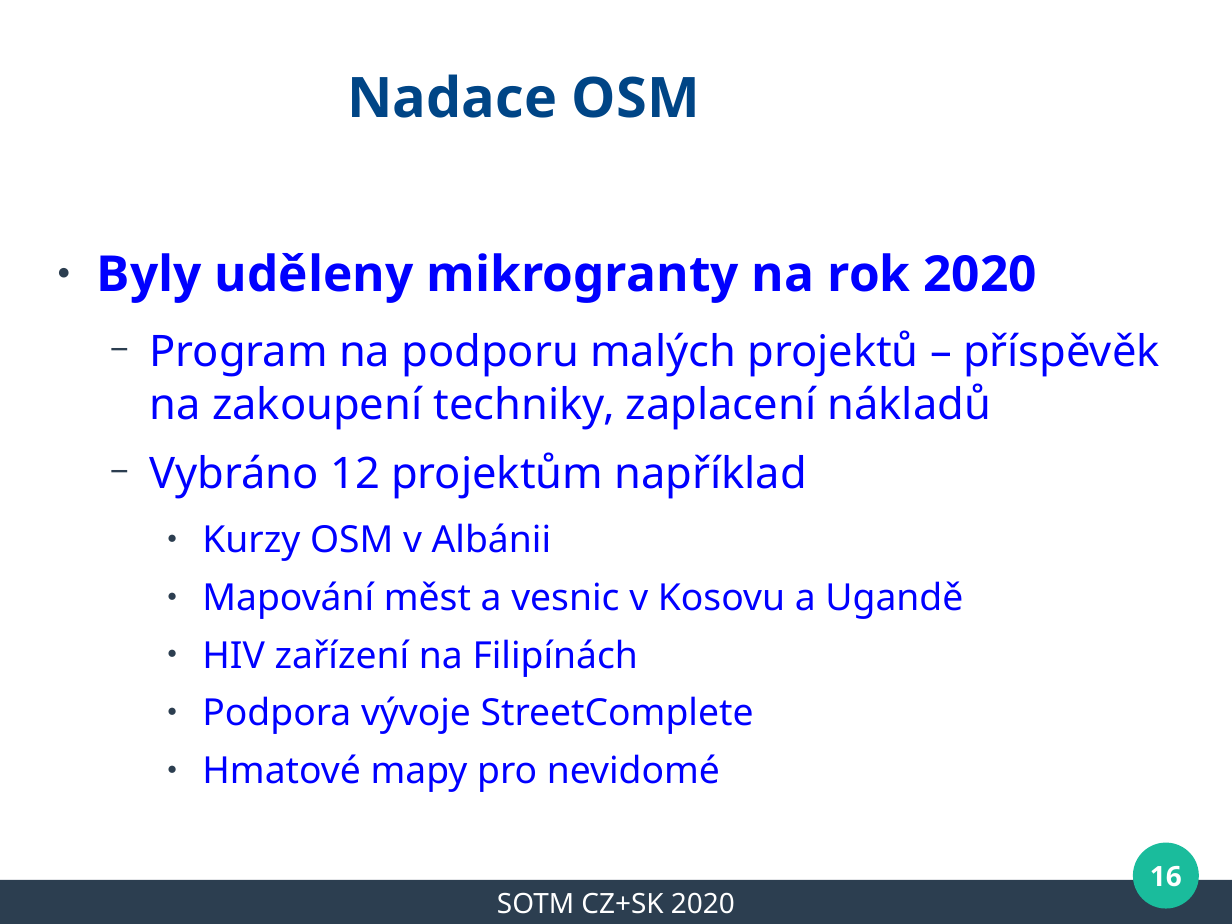
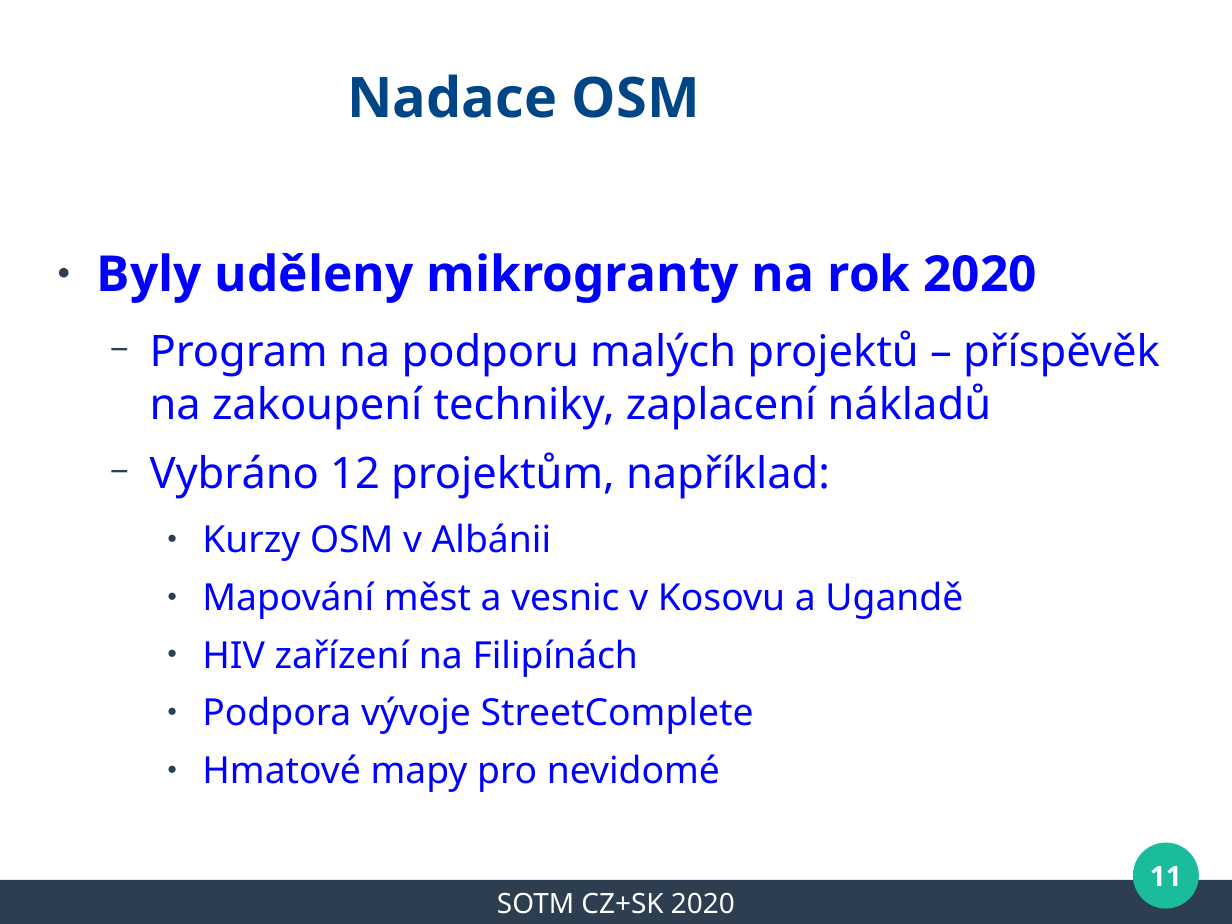
Before and after one commit to mkyral/osm, a slide deck: slide 11 of prezentace/SOTM_CZ_2020/mkyral_WeeklyOSM_2020.odp (slide 16 before the commit). Drawn at 1232x924 pixels with LibreOffice and Linux fonts; fonts in the diff are those of the drawing; background and template pictures are left out. Boxes give left, top, right and bottom in pixels: in the first picture for what was removed or moved away, otherwise in the second. Text is boxed around its words. In the diff, an @@ line names an element or a change of style, - is before the commit and + after.

```diff
--- a/prezentace/SOTM_CZ_2020/mkyral_WeeklyOSM_2020.odp
+++ b/prezentace/SOTM_CZ_2020/mkyral_WeeklyOSM_2020.odp
@@ text at (x1=150, y1=452, x2=830, y2=499): text changed @@
-  − Vybráno 12 projektům například
+  − Vybráno 12 projektům, například:
@@ page number at (x1=1150, y1=866, x2=1182, y2=886): text changed @@
-16
+11
```
Also in this commit, not shown: 7 other slides changed, 3 slides added, 1 slide removed.
